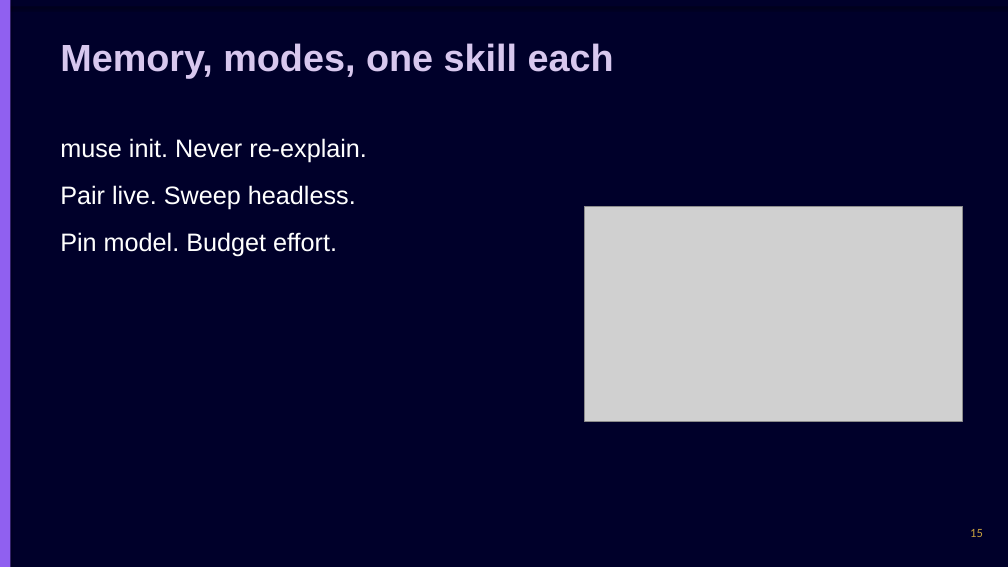
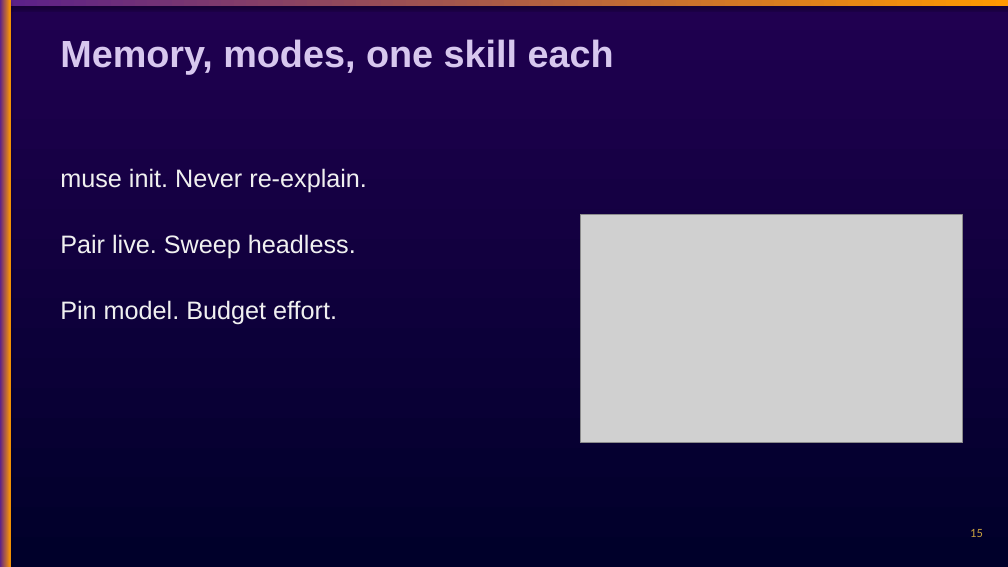
Before and after one commit to chasko-labs/nfl-big-data-bowl-2027, a slide deck: slide 15 of deck/unified.pptx. Drawn at 1008x567 pixels with LibreOffice and Linux fonts; fonts in the diff are those of the drawing; grey boxes stand for pictures. Boxes give left, top, right and bottom in pixels: in the first picture for what was removed or moved away, otherwise in the second. Text is boxed around its words. In the diff, an @@ line names an element or a change of style, - is before the commit and + after.

Commit message:
deck: swap 8 regenerated visuals, nudge slide 15 right 0.25in

```diff
--- a/deck/unified.pptx
+++ b/deck/unified.pptx
@@ background #00002A to gradient #00002A to #200050 @@
@@ rectangle at (0,0,1008,6): fill #00002A to gradient #5A1F8A to #FF9900 @@
@@ rectangle at (0,0,11,567): fill #9060F0 to gradient #5A1F8A to #FF9900 @@
@@ text "Memory, modes, one skill each": place and size @@
-text "Memory, modes, one skill each" at (60,43,614,79)
+text "Memory, modes, one skill each" at (60,39,614,75)
@@ text "muse init. Never re-explain.": place and size @@
-text "muse init. Never re-explain." at (60,138,367,257)
+text "muse init. Never re-explain." at (60,168,367,325)
@@ text "muse init. Never re-explain." at (60,168,367,325): text colour #FFFFFF to #F0F0F0; more space between paragraphs @@
@@ picture: place and size @@
-picture at (585,206,963,422)
+picture at (581,215,963,443)
```
Also in this commit, not shown: 16 other slides changed, 20 other files.
